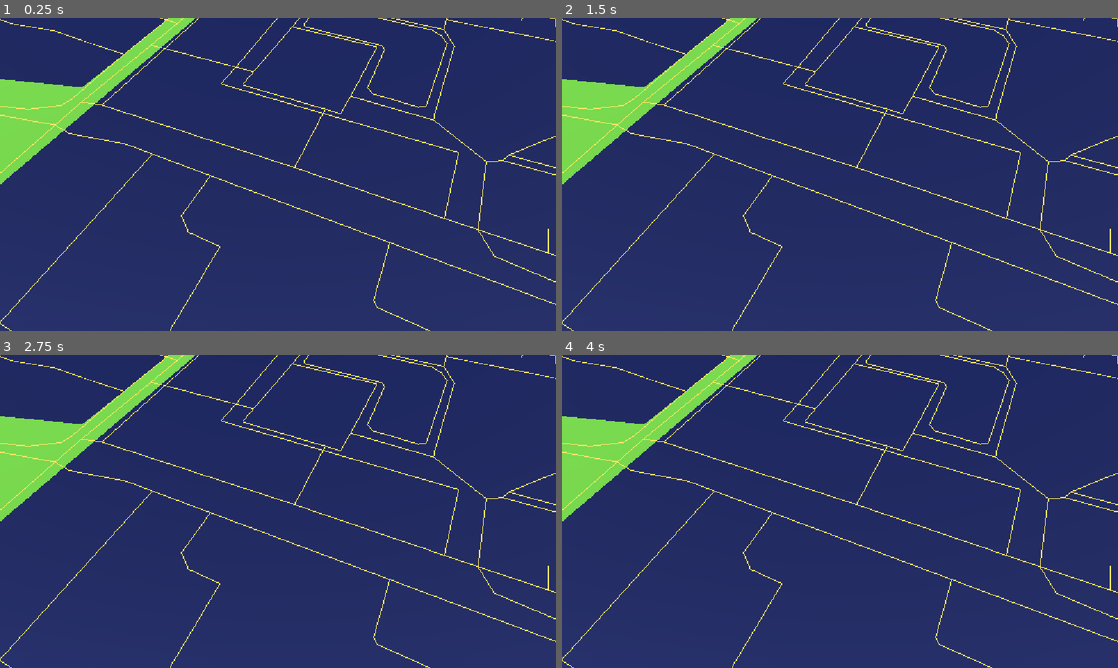
Above: before the commit, frames 1-4 (two rows, left to right).
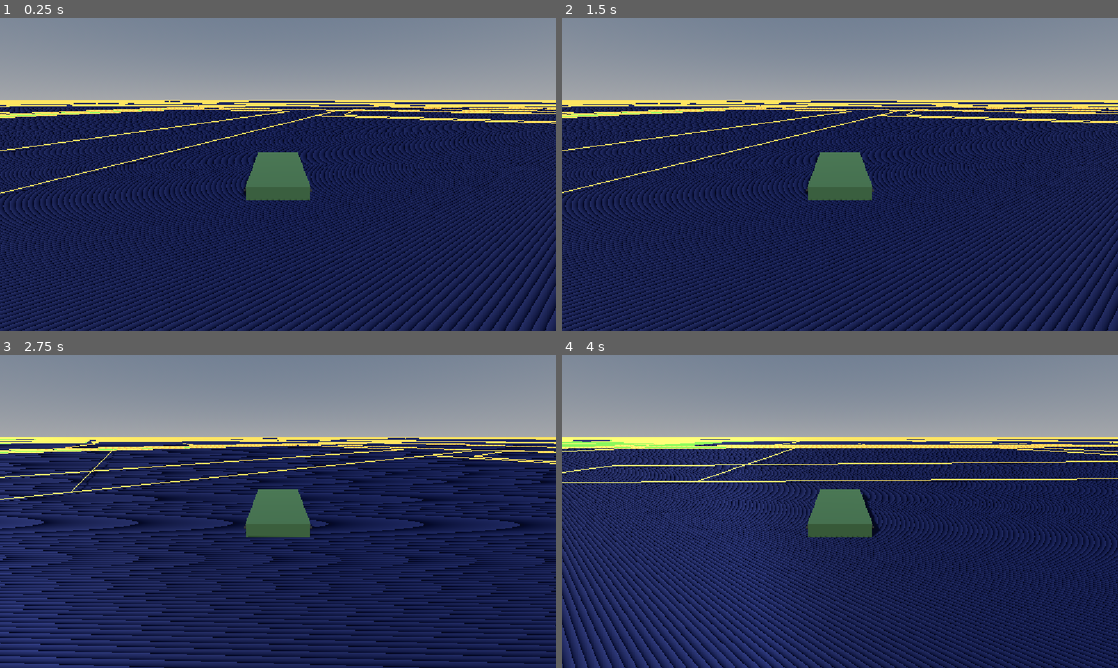
Above: after the commit, the same moments.

Repository: Cryptosega/tikhie-vody
Game: Godot game, scene res://scenes/world/main.tscn
Same seed, same stepped clock (60 frames per second), same inputs: the game is played once before the commit and once after it.
Inputs:
- Up to frame 1 (0.25 s): no input
- Up to frame 2 (1.5 s): tap Enter at 0.5 s; hold Right (ui_right) 0.53-1.28 s; hold Space (ui_select) 0.53-1.28 s; tap Tab (ui_focus_next) at 0.6 s; hold Down (ui_down) from 1.28 s (still down); tap Space (ui_select) at 1.35 s
- Up to frame 3 (2.75 s): tap Space (ui_select) at 1.52, 1.82 s; tap Tab (ui_focus_next) at 1.55, 2.1 s; release Down (ui_down) at 2.03 s; hold Right (ui_right) from 2.03 s (still down); hold Space (ui_select) from 2.03 s (still down)
- Up to frame 4 (4 s): release Right (ui_right) at 2.78 s; release Space (ui_select) at 2.78 s; hold Up (ui_up) 2.78-3.53 s; tap Tab (ui_focus_next) at 2.85 s; tap Space (ui_select) at 3.02, 3.32 s; hold Left (ui_left) from 3.53 s (still down); hold Space (ui_select) from 3.53 s (still down)

The runs differ from the first frame. In frame 1, 64% of the frame differs, in the area x 0-100%, y 0-100%; in frame 2, 64%; in frame 3, 61%; in frame 4, 58%.

Commit message:
Фаза 2: Нива с физикой вождения, камера следует за машиной

Diff:
--- a/project.godot
+++ b/project.godot
@@ -20,6 +20,41 @@
 window/stretch/mode="canvas_items"
 window/stretch/aspect="expand"
 
+[input]
+
+ui_left={
+"deadzone": 0.5,
+"events": [Object(InputEventKey,"resource_local_to_scene":false,"resource_name":"","device":16,"window_id":0,"alt_pressed":false,"shift_pressed":false,"ctrl_pressed":false,"meta_pressed":false,"pressed":false,"keycode":4194319,"physical_keycode":0,"key_label":0,"unicode":0,"location":0,"echo":false,"script":null)
+, Object(InputEventJoypadButton,"resource_local_to_scene":false,"resource_name":"","device":-1,"button_index":13,"pressure":0.0,"pressed":false,"script":null)
+, Object(InputEventJoypadMotion,"resource_local_to_scene":false,"resource_name":"","device":-1,"axis":0,"axis_value":-1.0,"script":null)
+, Object(InputEventKey,"resource_local_to_scene":false,"resource_name":"","device":-1,"window_id":0,"alt_pressed":false,"shift_pressed":false,"ctrl_pressed":false,"meta_pressed":false,"pressed":false,"keycode":0,"physical_keycode":65,"key_label":0,"unicode":1092,"location":0,"echo":false,"script":null)
+]
+}
+ui_right={
+"deadzone": 0.5,
+"events": [Object(InputEventKey,"resource_local_to_scene":false,"resource_name":"","device":16,"window_id":0,"alt_pressed":false,"shift_pressed":false,"ctrl_pressed":false,"meta_pressed":false,"pressed":false,"keycode":4194321,"physical_keycode":0,"key_label":0,"unicode":0,"location":0,"echo":false,"script":null)
+, Object(InputEventJoypadButton,"resource_local_to_scene":false,"resource_name":"","device":-1,"button_index":14,"pressure":0.0,"pressed":false,"script":null)
+, Object(InputEventJoypadMotion,"resource_local_to_scene":false,"resource_name":"","device":-1,"axis":0,"axis_value":1.0,"script":null)
+, Object(InputEventKey,"resource_local_to_scene":false,"resource_name":"","device":-1,"window_id":0,"alt_pressed":false,"shift_pressed":false,"ctrl_pressed":false,"meta_pressed":false,"pressed":false,"keycode":0,"physical_keycode":68,"key_label":0,"unicode":1074,"location":0,"echo":false,"script":null)
+]
+}
+ui_up={
+"deadzone": 0.5,
+"events": [Object(InputEventKey,"resource_local_to_scene":false,"resource_name":"","device":16,"window_id":0,"alt_pressed":false,"shift_pressed":false,"ctrl_pressed":false,"meta_pressed":false,"pressed":false,"keycode":4194320,"physical_keycode":0,"key_label":0,"unicode":0,"location":0,"echo":false,"script":null)
+, Object(InputEventJoypadButton,"resource_local_to_scene":false,"resource_name":"","device":-1,"button_index":11,"pressure":0.0,"pressed":false,"script":null)
+, Object(InputEventJoypadMotion,"resource_local_to_scene":false,"resource_name":"","device":-1,"axis":1,"axis_value":-1.0,"script":null)
+, Object(InputEventKey,"resource_local_to_scene":false,"resource_name":"","device":-1,"window_id":0,"alt_pressed":false,"shift_pressed":false,"ctrl_pressed":false,"meta_pressed":false,"pressed":false,"keycode":0,"physical_keycode":87,"key_label":0,"unicode":1094,"location":0,"echo":false,"script":null)
+]
+}
+ui_down={
+"deadzone": 0.5,
+"events": [Object(InputEventKey,"resource_local_to_scene":false,"resource_name":"","device":16,"window_id":0,"alt_pressed":false,"shift_pressed":false,"ctrl_pressed":false,"meta_pressed":false,"pressed":false,"keycode":4194322,"physical_keycode":0,"key_label":0,"unicode":0,"location":0,"echo":false,"script":null)
+, Object(InputEventJoypadButton,"resource_local_to_scene":false,"resource_name":"","device":-1,"button_index":12,"pressure":0.0,"pressed":false,"script":null)
+, Object(InputEventJoypadMotion,"resource_local_to_scene":false,"resource_name":"","device":-1,"axis":1,"axis_value":1.0,"script":null)
+, Object(InputEventKey,"resource_local_to_scene":false,"resource_name":"","device":-1,"window_id":0,"alt_pressed":false,"shift_pressed":false,"ctrl_pressed":false,"meta_pressed":false,"pressed":false,"keycode":0,"physical_keycode":83,"key_label":0,"unicode":1099,"location":0,"echo":false,"script":null)
+]
+}
+
 [physics]
 
 3d/physics_engine="Jolt Physics"
--- a/scenes/world/main.tscn
+++ b/scenes/world/main.tscn
@@ -1,6 +1,7 @@
 [gd_scene format=3 uid="uid://1bn35hhwjcj0"]
 
 [ext_resource type="Script" uid="uid://cxmh8j8ux2nj1" path="res://scripts/map_importer.gd" id="1_0wkb6"]
+[ext_resource type="Script" uid="uid://cf6andyhndnr6" path="res://scenes/world/niva.gd" id="2_mli2r"]
 
 [sub_resource type="ProceduralSkyMaterial" id="ProceduralSkyMaterial_0wkb6"]
 
@@ -18,6 +19,56 @@
 size = Vector2(1000, 1000)
 subdivide_width = 10
 subdivide_depth = 10
+
+[sub_resource type="StandardMaterial3D" id="StandardMaterial3D_0wkb6"]
+albedo_color = Color(0.18431373, 0.30980393, 0.18431373, 1)
+
+[sub_resource type="BoxMesh" id="BoxMesh_of51h"]
+material = SubResource("StandardMaterial3D_0wkb6")
+size = Vector3(2, 1, 4.5)
+
+[sub_resource type="StandardMaterial3D" id="StandardMaterial3D_mli2r"]
+albedo_color = Color(0.101960786, 0.101960786, 0.101960786, 1)
+
+[sub_resource type="CylinderMesh" id="CylinderMesh_of51h"]
+material = SubResource("StandardMaterial3D_mli2r")
+top_radius = 0.4
+bottom_radius = 0.4
+height = 0.3
+radial_segments = 16
+
+[sub_resource type="StandardMaterial3D" id="StandardMaterial3D_f8fyy"]
+albedo_color = Color(0.101960786, 0.101960786, 0.101960786, 1)
+
+[sub_resource type="CylinderMesh" id="CylinderMesh_1080h"]
+material = SubResource("StandardMaterial3D_f8fyy")
+top_radius = 0.4
+bottom_radius = 0.4
+height = 0.3
+radial_segments = 16
+
+[sub_resource type="StandardMaterial3D" id="StandardMaterial3D_wbupf"]
+albedo_color = Color(0.101960786, 0.101960786, 0.101960786, 1)
+
+[sub_resource type="CylinderMesh" id="CylinderMesh_ojny8"]
+material = SubResource("StandardMaterial3D_wbupf")
+top_radius = 0.4
+bottom_radius = 0.4
+height = 0.3
+radial_segments = 16
+
+[sub_resource type="StandardMaterial3D" id="StandardMaterial3D_qyxpx"]
+albedo_color = Color(0.101960786, 0.101960786, 0.101960786, 1)
+
+[sub_resource type="CylinderMesh" id="CylinderMesh_62d20"]
+material = SubResource("StandardMaterial3D_qyxpx")
+top_radius = 0.4
+bottom_radius = 0.4
+height = 0.3
+radial_segments = 16
+
+[sub_resource type="BoxShape3D" id="BoxShape3D_of51h"]
+size = Vector3(2, 1, 4.5)
 
 [node name="Node3D" type="Node3D" unique_id=1865397387]
 script = ExtResource("1_0wkb6")
@@ -37,3 +88,36 @@
 [node name="MeshInstance3D" type="MeshInstance3D" parent="." unique_id=1697588068]
 material_override = SubResource("StandardMaterial3D_ojny8")
 mesh = SubResource("PlaneMesh_1080h")
+
+[node name="Niva" type="CharacterBody3D" parent="." unique_id=989904347]
+script = ExtResource("2_mli2r")
+
+[node name="Body" type="MeshInstance3D" parent="Niva" unique_id=1936660364]
+mesh = SubResource("BoxMesh_of51h")
+
+[node name="Wheel_FL" type="MeshInstance3D" parent="Niva" unique_id=125822844]
+transform = Transform3D(1, 0, 0, 0, -4.371139e-08, -1, 0, 1, -4.371139e-08, -1, -0.3, 1.5)
+mesh = SubResource("CylinderMesh_of51h")
+
+[node name="Wheel_FR" type="MeshInstance3D" parent="Niva" unique_id=1216707817]
+transform = Transform3D(1, 0, 0, 0, -4.371139e-08, -1, 0, 1, -4.371139e-08, 1, -0.3, 1.5)
+mesh = SubResource("CylinderMesh_1080h")
+
+[node name="Wheel_RL" type="MeshInstance3D" parent="Niva" unique_id=1792553303]
+transform = Transform3D(1, 0, 0, 0, -4.371139e-08, -1, 0, 1, -4.371139e-08, -1, -0.3, -1.5)
+mesh = SubResource("CylinderMesh_ojny8")
+
+[node name="MeshInstance3D" type="MeshInstance3D" parent="Niva" unique_id=134991654]
+transform = Transform3D(1, 0, 0, 0, -4.371139e-08, -1, 0, 1, -4.371139e-08, 1, -0.3, -1.5)
+mesh = SubResource("CylinderMesh_62d20")
+
+[node name="CollisionShape3D" type="CollisionShape3D" parent="Niva" unique_id=410978591]
+shape = SubResource("BoxShape3D_of51h")
+
+[node name="CameraArm" type="SpringArm3D" parent="Niva" unique_id=1649822277]
+transform = Transform3D(1, 0, 0, 0, 1, 0, 0, 0, 1, 0, 3, 0)
+spring_length = 8.0
+
+[node name="Camera3D" type="Camera3D" parent="Niva/CameraArm" unique_id=562039877]
+transform = Transform3D(1, 0, 0, 0, 0.9396926, 0.34202012, 0, -0.34202012, 0.9396926, 0, 1.5, 0)
+current = true
--- /dev/null
+++ b/scenes/world/niva.gd
@@ -0,0 +1,64 @@
+extends CharacterBody3D
+
+## Скрипт вождения Нивы
+## WASD — газ/тормоз/поворот, пробел — ручник
+
+# Параметры машины (немного подкрутил для более отзывчивого управления)
+const MAX_SPEED := 25.0          # м/с (~90 км/ч)
+const ACCELERATION := 12.0       # м/с² (разгон)
+const TURN_SPEED := 2.2          # радиан/с (резкость поворота)
+const FRICTION := 0.95           # трение (0-1, чем меньше — тем быстрее останавливается)
+const DRIFT_FACTOR := 0.8        # фактор заноса на снегу
+
+# Ввод
+var steer_input := 0.0
+var throttle_input := 0.0
+
+# Текущая скорость
+var current_speed := 0.0
+
+
+func _physics_process(delta: float) -> void:
+	# Считываем ввод.
+	# ВАЖНО: минус перед Input.get_axis инвертирует поворот, если машина крутится не туда
+	steer_input = -Input.get_axis("ui_left", "ui_right")
+	throttle_input = Input.get_axis("ui_down", "ui_up")
+	var handbrake := Input.is_action_pressed("ui_select")
+
+	# Ускорение / торможение
+	if throttle_input != 0.0:
+		current_speed += throttle_input * ACCELERATION * delta
+	else:
+		# Естественное замедление (трение)
+		current_speed *= FRICTION
+
+	# Ручник (резкое торможение и занос)
+	if handbrake:
+		current_speed *= 0.9
+
+	# Ограничение максимальной скорости (вперёд и назад)
+	current_speed = clamp(current_speed, -MAX_SPEED * 0.4, MAX_SPEED)
+
+	# Поворот (работает только если машина движется)
+	if abs(current_speed) > 0.5:
+		var turn_direction := steer_input * TURN_SPEED * delta
+		# При движении задним ходом руль крутится в обратную сторону (как в реальной жизни)
+		if current_speed < 0:
+			turn_direction *= -1
+		rotate_y(turn_direction)
+
+	# Движение: в Godot "вперёд" для 3D-объектов — это ось -Z (минус зет)
+	var direction := -transform.basis.z
+	velocity = direction * current_speed
+
+	# Простая имитация заноса на снегу при резком повороте на скорости
+	if abs(steer_input) > 0.5 and abs(current_speed) > 6.0:
+		var drift := Vector3(-transform.basis.x.x, 0, -transform.basis.x.z) * steer_input * DRIFT_FACTOR
+		velocity += drift * delta * 10.0
+
+	# Применяем физику
+	move_and_slide()
+
+	# Отладка: нажми Tab (или кнопку, назначенную на ui_focus_next), чтобы увидеть скорость в консоли
+	if Input.is_action_just_pressed("ui_focus_next"):
+		print("Скорость: ", int(abs(current_speed) * 3.6), " км/ч")
Not shown, added: scenes/world/niva.gd.uid
